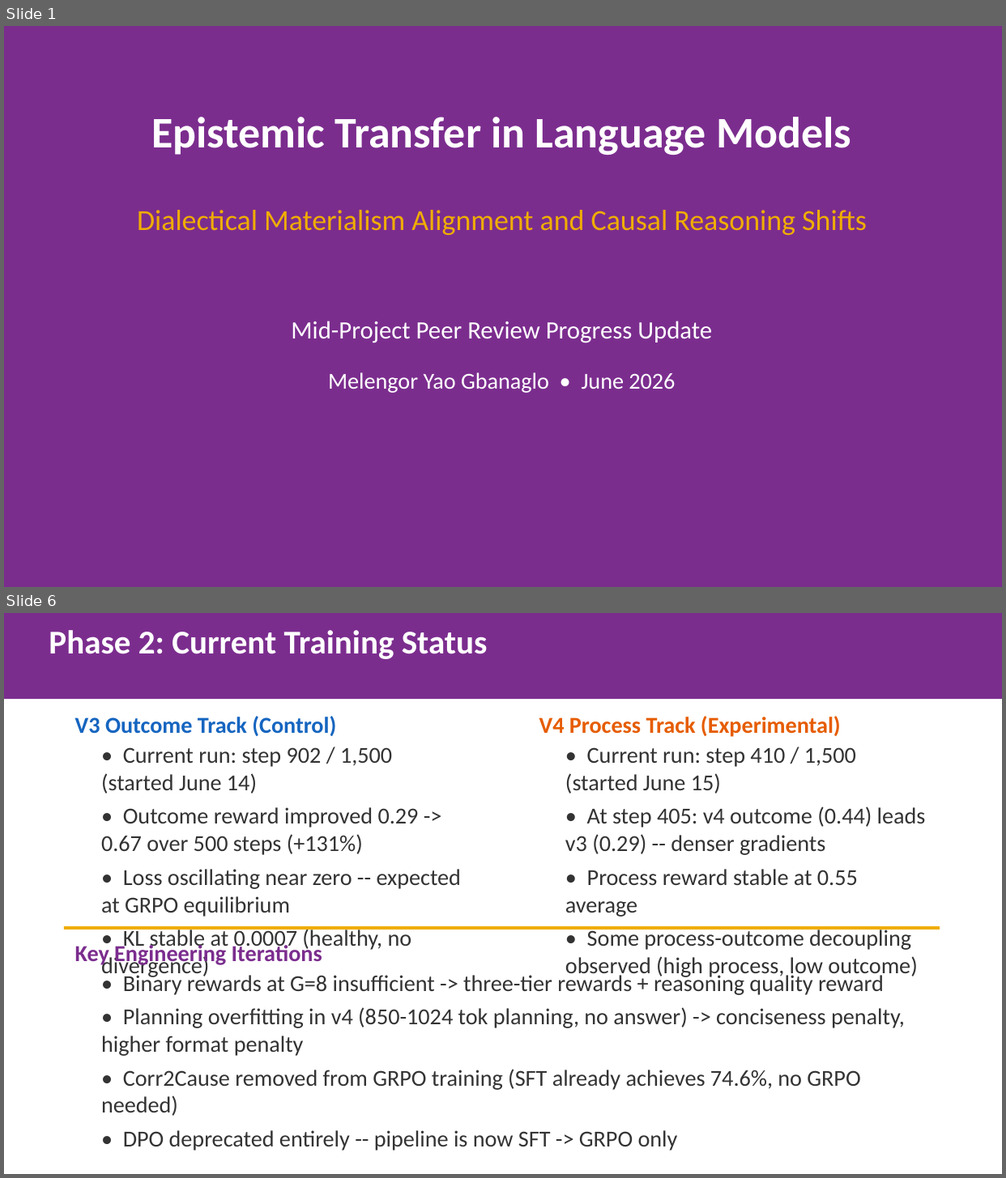
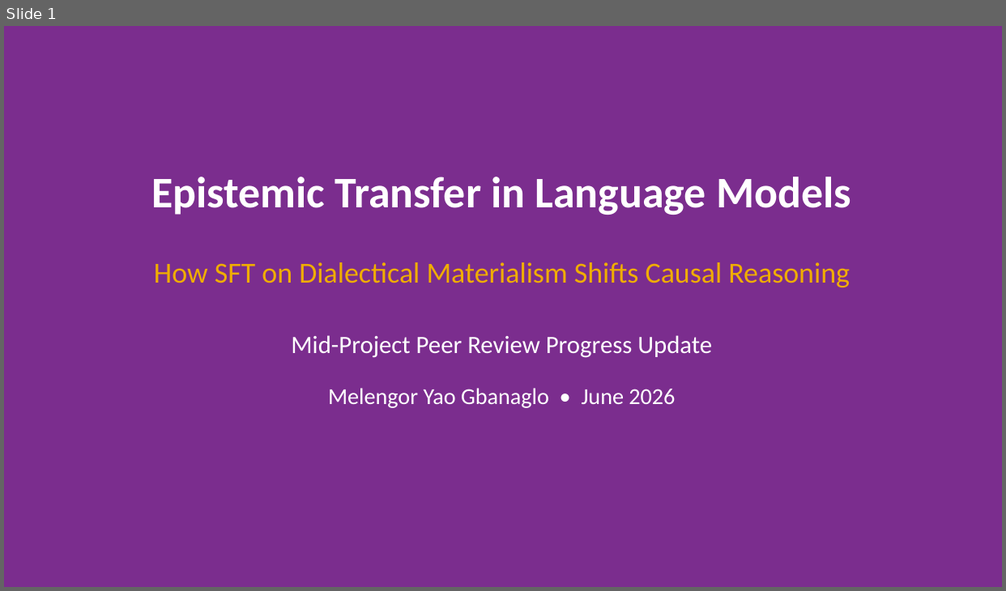
Before and after one commit to gbangban/ai-ideology-study, a slide deck: docs/proposals/peer_review_progress_slides.pptx. Shown one above the other, each under a label of ours: slides 1 and 6 before the commit, slide 1 after it; the slides between them are not shown. The pictures are 1006x1178 and 1006x591 pixels, drawn with LibreOffice and Linux fonts; fonts in the diff are those of the drawing. Boxes give left, top, right and bottom in pixels: in the first picture for what was removed or moved away, otherwise in the second. Text is boxed around its words. In the diff, an @@ line names an element or a change of style, - is before the commit and + after.

Commit message:
style: refine slide generator and update paper narrative
Update `generate_peer_review_slides.py` with a structured story arc,
style guide, and new background fill utilities for visual consistency.
Refine LaTeX narrative to remove hedging language and clarify the
distinction between formal and applied causal reasoning results.
Add research reference PDFs to `.gitignore` to exclude large files.

```diff
--- a/docs/proposals/peer_review_progress_slides.pptx
+++ b/docs/proposals/peer_review_progress_slides.pptx
@@ slide 6 removed at (4,613,1002,1174), background #FFFFFF @@
@@ rectangle removed at (4,613,1002,699) @@
-Phase 2: Current Training Status
@@ text removed at (75,716,336,736) @@
-V3 Outcome Track (Control)
@@ text removed at (539,716,841,737) @@
-V4 Process Track (Experimental)
@@ text removed at (101,747,461,979) @@
-• Current run: step 902 / 1,500 (started June 14)
-• Outcome reward improved 0.29 -> 0.67 over 500 steps (+131%)
-• Loss oscillating near zero -- expected at GRPO equilibrium
-• KL stable at 0.0007 (healthy, no divergence)
@@ text removed at (565,747,926,979) @@
-• Current run: step 410 / 1,500 (started June 15)
-• At step 405: v4 outcome (0.44) leads v3 (0.29) -- denser gradients
-• Process reward stable at 0.55 average
-• Some process-outcome decoupling observed (high process, low outcome)
@@ rectangle removed at (64,926,940,930) @@
@@ text removed at (75,942,322,966) @@
-Key Engineering Iterations
@@ text removed at (101,972,905,1151) @@
-• Binary rewards at G=8 insufficient -> three-tier rewards + reasoning quality reward
-• Planning overfitting in v4 (850-1024 tok planning, no answer) -> conciseness penalty, higher format penalty
-• Corr2Cause removed from GRPO training (SFT already achieves 74.6%, no GRPO needed)
-• DPO deprecated entirely -- pipeline is now SFT -> GRPO only
@@ slide 1 changed as well @@
@@ text "Epistemic Transfer in Language Models": place and size @@
-text "Epistemic Transfer in Language Models" at (151,117,851,155)
+text "Epistemic Transfer in Language Models" at (151,177,851,215)
@@ text at (154,263,850,288): text changed @@
-Dialectical Materialism Alignment and Causal Reasoning Shifts
+How SFT on Dialectical Materialism Shifts Causal Reasoning
@@ text "Mid-Project Peer Review Progress Update": place and size @@
-text "Mid-Project Peer Review Progress Update" at (291,321,712,344)
+text "Mid-Project Peer Review Progress Update" at (291,335,712,358)
@@ text "Melengor Yao Gbanaglo • June ...": place and size @@
-text "Melengor Yao Gbanaglo • June ..." at (328,373,675,393)
+text "Melengor Yao Gbanaglo • June ..." at (328,388,675,408)
```
Also in this commit, not shown: 1 other slide changed, 7 slides added, 7 other slides removed, 9 other files.
